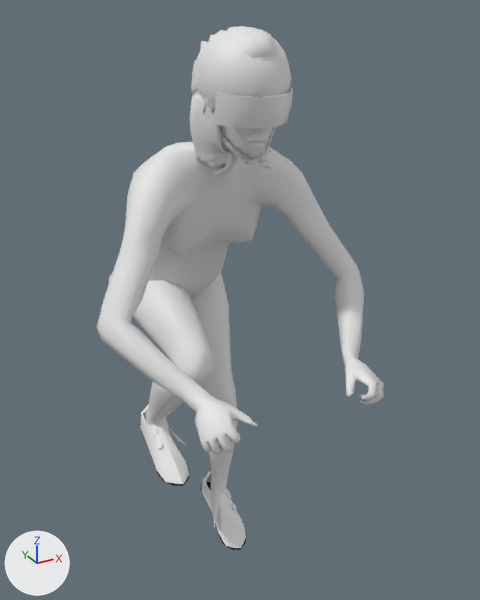
Renders of the glTF model apps/client/public/models/avatar/rider_female_lod1.glb from each side of a commit.
One viewpoint serves both versions: a 50 mm camera at (-0.727, -1.591, 1.763) aimed at (0.08, -0.123, 1.03). Lighting does not change. The marker at lower left points along +X, +Y and +Z. The first picture is the older version. Vertices at exactly the same position are counted once.

The scene before the commit, as lines of its bpy script (objects in view):
```python
ob_rider_body_lod1 = bpy.data.objects.new('rider_body_lod1', me_rider_body_lod1)
ob_rider_body_lod1.location = (0.0, 0.0, 0.0)
ob_rider_hairs_long_lod1 = bpy.data.objects.new('rider_hairs_long_lod1', me_rider_hairs_long_lod1)
ob_rider_hairs_long_lod1.location = (0.0, 0.0, 0.0)
ob_rider_shoes = bpy.data.objects.new('rider_shoes', me_rider_shoes)
ob_rider_shoes.location = (0.0, 0.0, 0.0)
# also in view: 'rider_helmet_aero_lod1' at (0.0, -0.237, 1.593); 'rider_hairs_quiff_lod1' at (0.0, -0.282, 1.613)
```
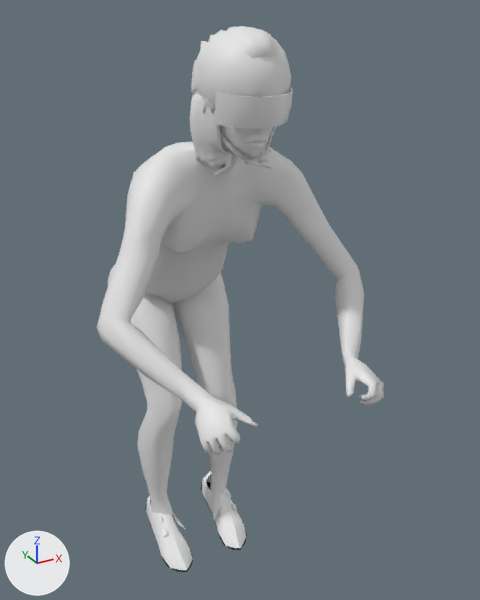
What changed in the scene script:
```text
Change me_rider_body_lod1:
    used by ob_rider_body_lod1; location = (0.0, 0.0, 0.0)
    remove me_rider_body_lod1.from_pydata(...)  # 2366 vertices, 4674 faces; spans x -0.36..0.36, y -0.59..0.31, z 0.16..1.69
    add me_rider_body_lod1.from_pydata(...)  # 2364 vertices, 4668 faces; spans x -0.36..0.36, y -0.59..0.31, z 0.17..1.69
    me_rider_body_lod1 part 1: 41 vertices moved from x -0.18..0.13, y -0.07..0.27, z 0.16..1.17 to x -0.18..0.13, y -0.07..0.27, z 0.17..1.17; 297 vertices removed from x -0.18..0.14, y -0.21..0.3, z 0.5..1.21; 292 vertices added at x -0.19..0.15, y -0.02..0.31, z 0.18..1.22
    other edits to the shape of me_rider_body_lod1 do not show in these pictures
Change me_rider_shoes:
    used by ob_rider_shoes; location = (0.0, 0.0, 0.0)
    remove me_rider_shoes.from_pydata(...)  # 360 vertices, 574 faces; spans x -0.152..0.152, y -0.096..0.185, z 0.092..0.605
    add me_rider_shoes.from_pydata(...)  # 360 vertices, 574 faces; spans x -0.152..0.152, y -0.096..0.185, z 0.092..0.26
    me_rider_shoes part 2: the loose piece of 62 vertices spanning x -0.151..-0.059, y -0.094..0.179, z 0.449..0.605 is moved by (0.0, 0.0, -0.345)
    me_rider_shoes part 3: the loose piece of 48 vertices spanning x -0.152..-0.056, y -0.096..0.182, z 0.443..0.537 is moved by (0.0, 0.0, -0.345)
    me_rider_shoes part 4: the loose piece of 17 vertices spanning x -0.137..-0.12, y 0.031..0.054, z 0.556..0.579 is moved by (0.0, 0.0, -0.345)
    me_rider_shoes part 5: the loose piece of 17 vertices spanning x -0.139..-0.12, y -0.004..0.017, z 0.529..0.55 is moved by (0.0, 0.0, -0.345)
    other edits to the shape of me_rider_shoes do not show in these pictures
```

Changed parts and their boxes (x1, y1, x2, y2) in the pictures (480 x 600 px; the box of a moved part takes in the faces that stretch with it):
'rider_body_lod1', reshaped
    before: (96, 125, 384, 528)
    after: (97, 125, 384, 529)
'rider_shoes', reshaped (31% shorter)
    before: (139, 403, 247, 550)
    after: (145, 471, 247, 572)
part 1 of me_rider_body_lod1, moved or reshaped
    before: (109, 248, 237, 528)
    after: (108, 248, 237, 529)
part 2 of me_rider_shoes, moved or reshaped
    before: (140, 403, 190, 484)
    after: (146, 496, 193, 570)
part 3 of me_rider_shoes, moved or reshaped
    before: (139, 423, 190, 486)
    after: (145, 502, 193, 572)
part 4 of me_rider_shoes, moved or reshaped
    before: (152, 428, 158, 435)
    after: (157, 516, 163, 523)
part 5 of me_rider_shoes, moved or reshaped
    before: (156, 442, 163, 449)
    after: (161, 530, 168, 536)
